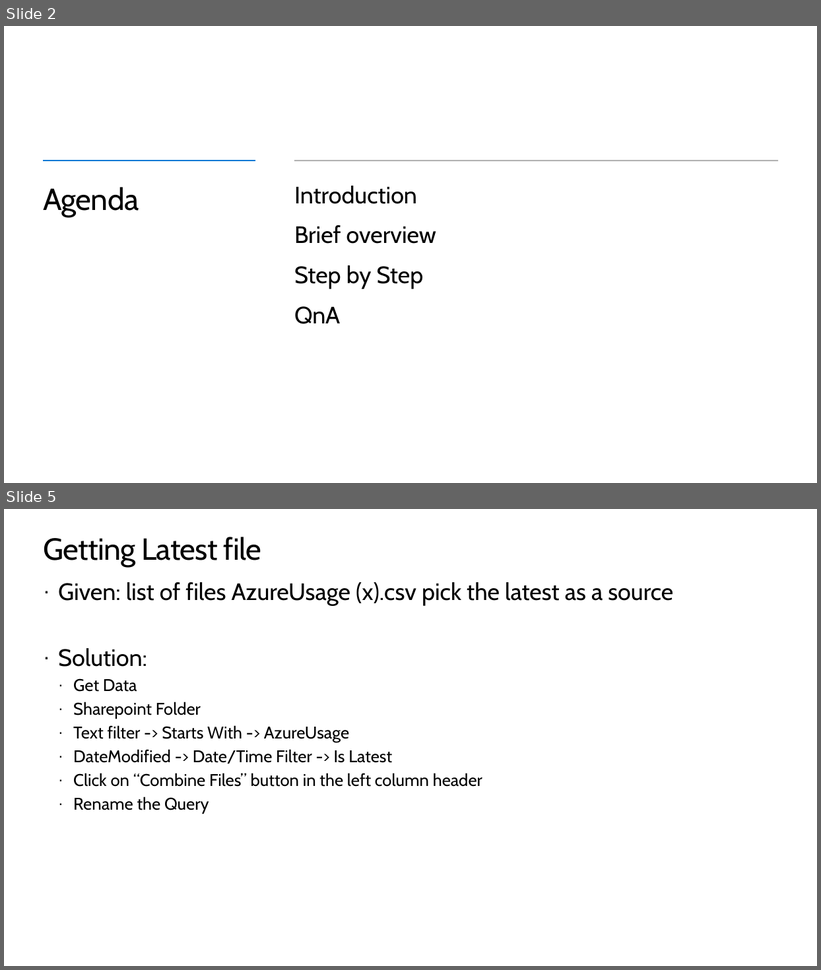
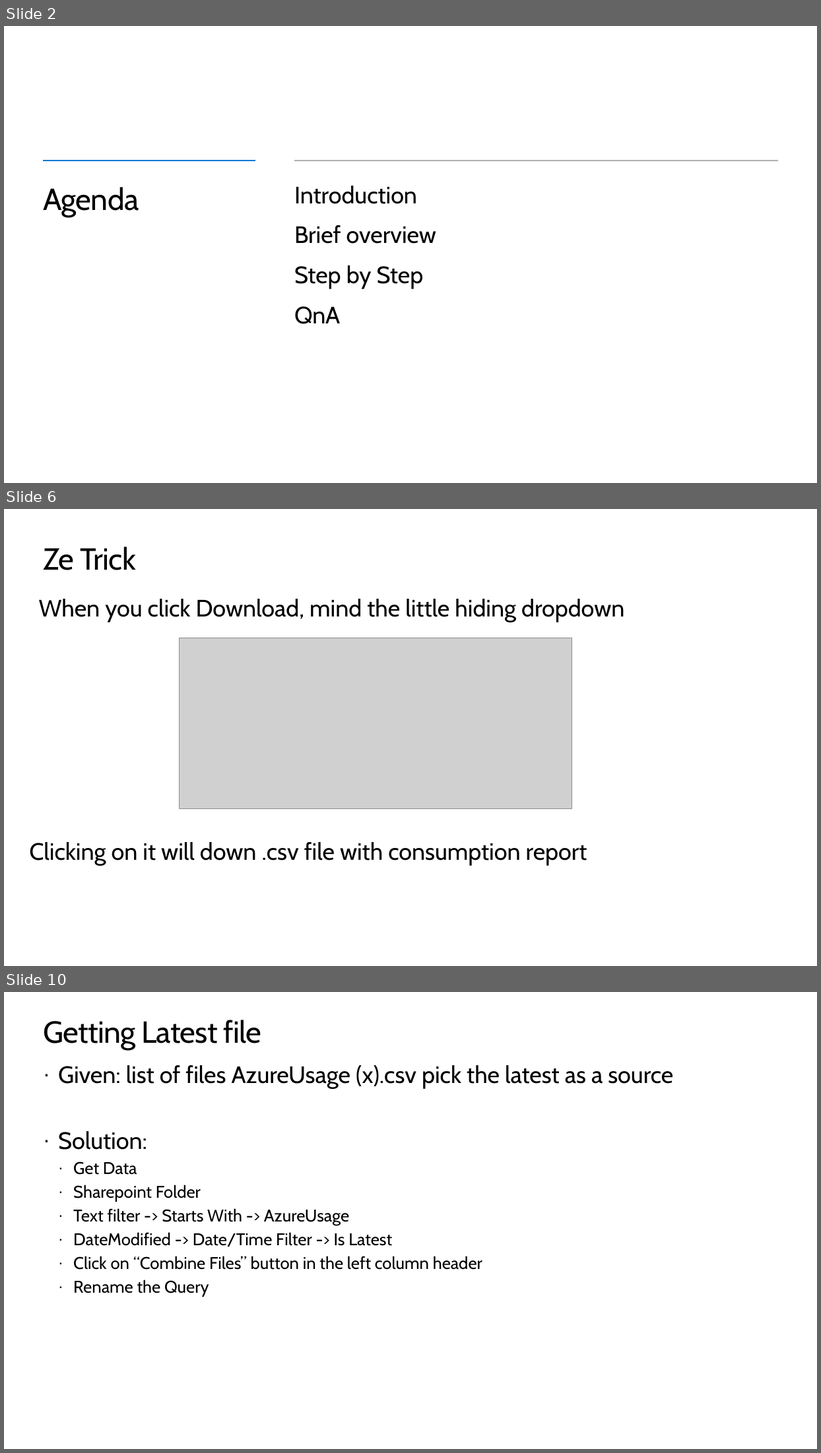
Before and after one commit to peterperov/MSFTCSA, a slide deck: 126-AzureCost/Azure Cost PBI BootCamp.pptx. Shown one above the other, each under a label of ours: slides 2 and 5 before the commit, slides 2, 6 and 10 after it; the slides between them are not shown. The pictures are 821x970 and 821x1453 pixels, drawn with LibreOffice and Linux fonts; fonts in the diff are those of the drawing; grey boxes stand for pictures; background and template pictures are left out. Boxes give left, top, right and bottom in pixels: in the first picture for what was removed or moved away, otherwise in the second. Text is boxed around its words. In the diff, an @@ line names an element or a change of style, - is before the commit and + after.

```diff
--- a/126-AzureCost/Azure Cost PBI BootCamp.pptx
+++ b/126-AzureCost/Azure Cost PBI BootCamp.pptx
@@ slide 6 added at [4,509,817,966], background #FFFFFF @@
@@ title added at [43,547,136,570], 36 pt, text #000000 @@
+Ze Trick
@@ text added at [39,599,624,622], 28 pt, text #000000 @@
+When you click Download, mind the little hiding dropdown
@@ picture added at [180,638,572,809] @@
@@ text added at [29,842,587,865], 28 pt, text #000000 @@
+Clicking on it will down .csv file with consumption report
@@ what was slide 5 is now slide 10 @@
```
Also in this commit, not shown: 1 slide changed, 4 other slides added, 1 other file.
